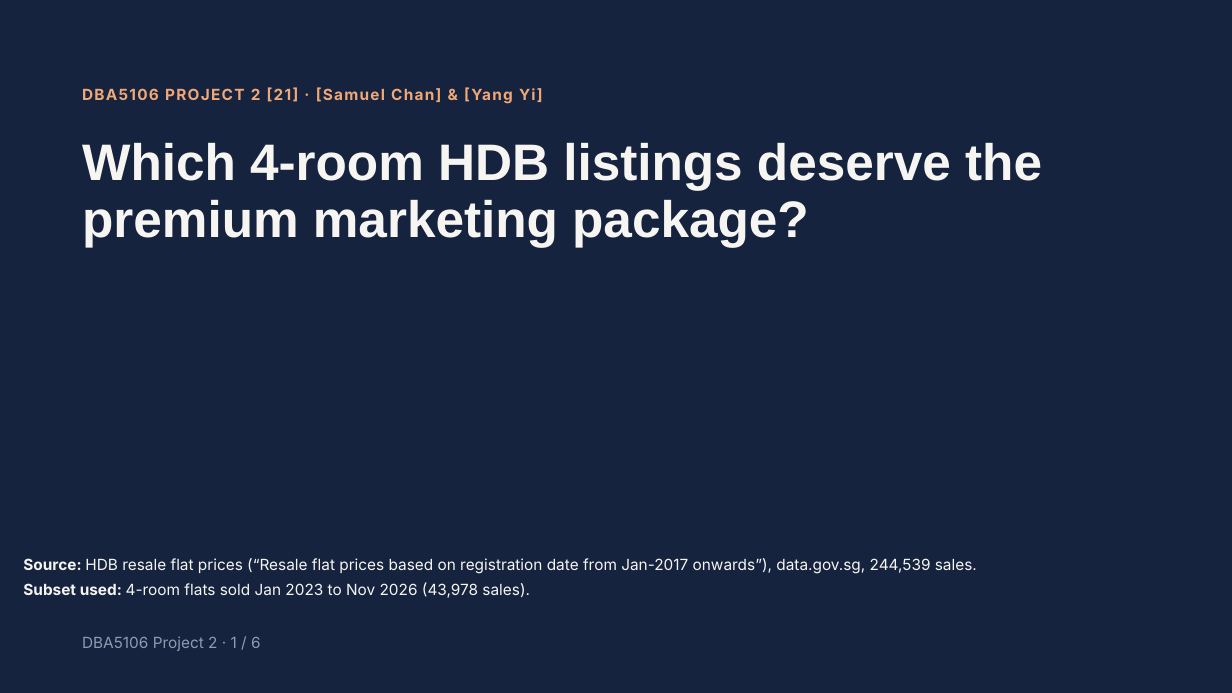
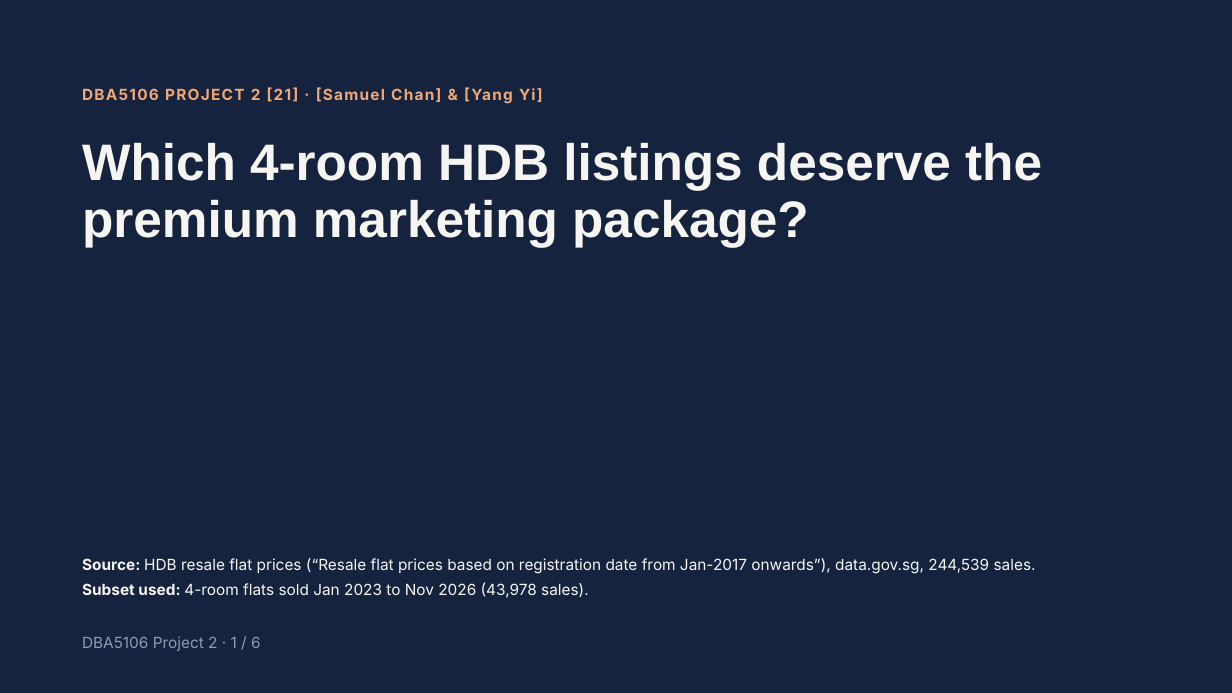
Before and after one commit to samuelctz/DBA5106-Foundation-in-Business-Analytics, a slide deck: slide 1 of Final/DBA5106 Project 2 — Premium Flat Classifier.pptx. Drawn at 1232x693 pixels with LibreOffice and Linux fonts; fonts in the diff are those of the drawing. Boxes give left, top, right and bottom in pixels: in the first picture for what was removed or moved away, otherwise in the second. Text is boxed around its words. In the diff, an @@ line names an element or a change of style, - is before the commit and + after.

```diff
--- a/Final/DBA5106 Project 2 — Premium Flat Classifier.pptx
+++ b/Final/DBA5106 Project 2 — Premium Flat Classifier.pptx
@@ text "Source: HDB resale flat prices ..." moved from (x1=23, y1=558, x2=977, y2=598) to (x1=82, y1=558, x2=1036, y2=598) @@
```
Also in this commit, not shown: 2 other slides changed.
